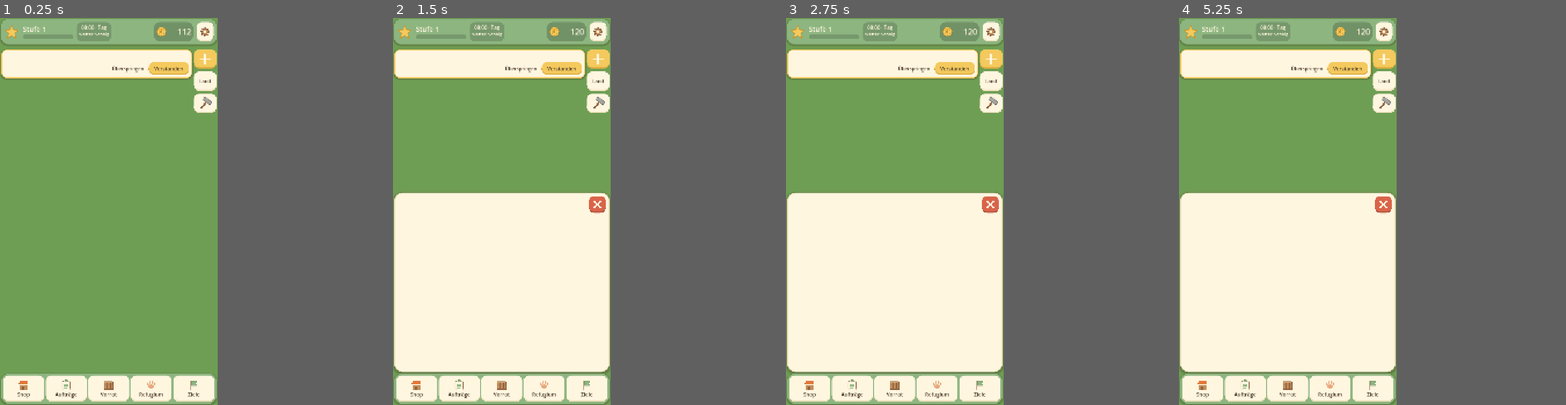
Above: before the commit, frames 1-4 (left to right).
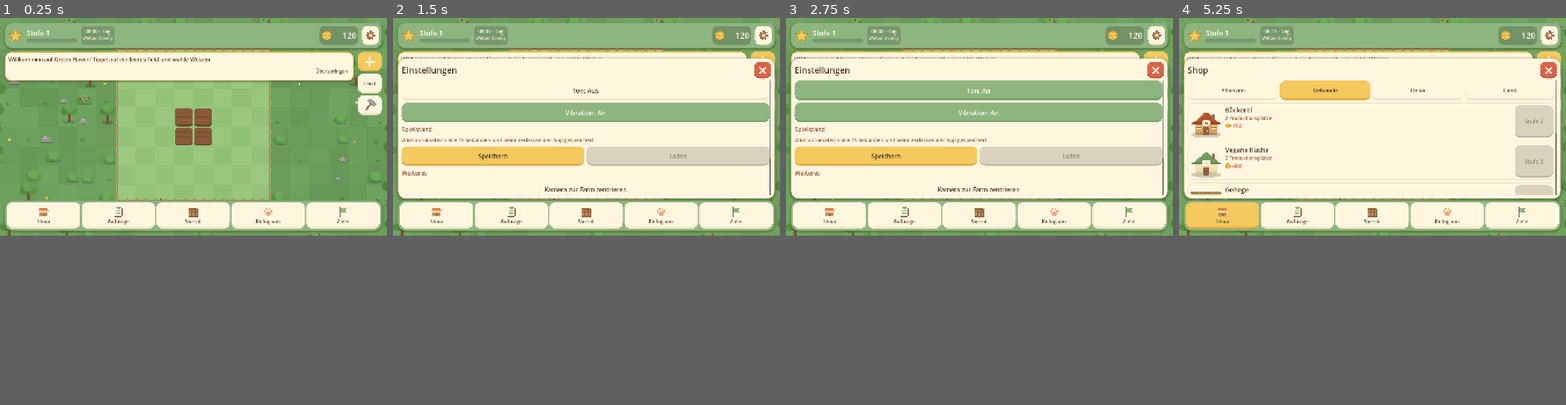
Above: after the commit, the same moments.

Repository: LennartVolz/green-haven
Game: Godot game, scene res://scenes/main.tscn
Two runs of this game, one before a commit and one after it. Both use one fixed random seed, a clock stepped at 60 frames per second and the inputs below.
Inputs (mouse positions are in pixels of both pictures, inside the frame that each line leads up to; where the layout moved, square brackets give the same spot in the first picture):
- Up to frame 1 (0.25 s): no input
- Up to frame 2 (1.5 s): click (601, 48) [598, 33] at 0.5 s; click "Land" at 1.25 s
- Up to frame 3 (2.75 s): click (894, 145) at 2 s, where only the run after the commit has a clickable "Ton: Aus"
- Up to frame 4 (5.25 s): click (1287, 145) at 2.75 s, where only the run after the commit has a clickable "Ton: An"; click (1202, 389) at 3.52 s; click (1209, 145) at 4.25 s, where only the run after the commit has a clickable "Pflanzen"; click (1260, 145) at 5 s, where only the run after the commit has a clickable "Gebäude"
In our replay, the window is 450x800 before the commit and 800x450 after it. These sizes can differ from the game's own. Grey fills any space a smaller window leaves; there, only what the larger window draws over its background counts as a difference.

The runs differ from the first frame. In frame 1, 41% of the frame differs, in the area x 0-100%, y 0-100%; in frame 2, 36%; in frame 3, 38%; in frame 4, 35%.
Error before the commit: Parse Error: Could not preload resource script "res://scripts/world/overlay.gd". (res://scripts/world/world.gd:14)

Commit message:
Update 8 files\n\nCo-authored-by: Freebuff Agent <agent@mail.freebuff.app>

Diff:
--- a/project.godot
+++ b/project.godot
@@ -23,13 +23,13 @@
 
 [display]
 
-window/size/viewport_width=1080
-window/size/viewport_height=1920
-window/size/window_width_override=540
-window/size/window_height_override=960
+window/size/viewport_width=1920
+window/size/viewport_height=1080
+window/size/window_width_override=960
+window/size/window_height_override=540
 window/stretch/mode="canvas_items"
 window/stretch/aspect="expand"
-window/handheld/orientation=1
+window/handheld/orientation=0
 
 [input_devices]
 
--- a/scripts/ui/ui_root.gd
+++ b/scripts/ui/ui_root.gd
@@ -57,6 +57,10 @@
 var _coin_shown := -1.0
 var _displayed_coins := 0.0
 var _modal_queue: Array = []
+var _land_button: Button
+var _edit_button: Button
+var _close_button: Button
+var _layout_wide := true
 
 
 func _ready() -> void:
@@ -77,6 +81,7 @@
 	GameState.quests_changed.connect(_on_state_changed)
 	GameState.coins_changed.connect(_on_state_changed)
 	get_viewport().size_changed.connect(_apply_safe_area)
+	get_viewport().size_changed.connect(_apply_layout)
 	_displayed_coins = float(GameState.coins)
 	_on_coins()
 	_on_xp()
@@ -105,6 +110,8 @@
 
 
 func _apply_safe_area() -> void:
+	if _safe == null:
+		return
 	var l := 6
 	var t := 6
 	var r := 6
@@ -186,9 +193,11 @@
 	land.tooltip_text = "Farmfläche erweitern"
 	land.pressed.connect(act_open_shop_tab.bind("land"))
 	_side.add_child(land)
+	_land_button = land
 	var edit := UiKit.icon_button("hammer", "light", 96)
 	edit.pressed.connect(act_edit)
 	_side.add_child(edit)
+	_edit_button = edit
 
 
 func _build_tutorial() -> void:
@@ -247,12 +256,13 @@
 	var close := UiKit.icon_button("close", "danger", 84)
 	close.pressed.connect(close_sheet)
 	head.add_child(close)
+	_close_button = close
 	sv.add_child(head)
 	_scroll = ScrollContainer.new()
 	_scroll.horizontal_scroll_mode = ScrollContainer.SCROLL_MODE_DISABLED
 	_scroll.scroll_deadzone = 24
 	_scroll.size_flags_vertical = Control.SIZE_EXPAND_FILL
-	_scroll.custom_minimum_size = Vector2(0, 760)
+	_scroll.custom_minimum_size = Vector2.ZERO
 	content = UiKit.vbox(14)
 	content.size_flags_horizontal = Control.SIZE_EXPAND_FILL
 	_scroll.add_child(content)
@@ -281,6 +291,63 @@
 		_nav_buttons[d[0]] = b
 	_nav.add_child(nh)
 	_bottom.add_child(_nav)
+	_apply_layout()
+
+
+func _apply_layout() -> void:
+	if _layer == null or _top == null or _bottom == null:
+		return
+	var size := _layer.size
+	if size.x <= 0.0 or size.y <= 0.0:
+		size = get_viewport().get_visible_rect().size
+	_layout_wide = size.x >= size.y
+	var margin := maxf(8.0, minf(size.y * 0.018, 22.0))
+	var header_height := minf(124.0, maxf(82.0, size.y * 0.19))
+	var nav_height := minf(130.0, maxf(76.0, size.y * 0.22))
+	_top.offset_left = margin
+	_top.offset_top = margin
+	_top.offset_right = -margin
+	_top.custom_minimum_size.y = header_height
+	var side_width := minf(120.0, maxf(76.0, size.x * 0.085))
+	_side.offset_right = -margin
+	_side.offset_top = header_height + margin * 2.0
+	_side.add_theme_constant_override("separation", int(margin * 0.65))
+	var side_button := minf(96.0, maxf(64.0, size.y * 0.145))
+	for button in [_side.get_child(0), _land_button, _edit_button]:
+		if button is Control:
+			button.custom_minimum_size = Vector2(side_width, side_button)
+	_bottom.offset_left = margin
+	_bottom.offset_right = -margin
+	_bottom.offset_bottom = -margin
+	_bottom.add_theme_constant_override("separation", int(margin * 0.4))
+	_nav.add_theme_constant_override("margin_left", int(margin * 0.55))
+	_nav.add_theme_constant_override("margin_right", int(margin * 0.55))
+	_nav.add_theme_constant_override("margin_top", int(margin * 0.35))
+	_nav.add_theme_constant_override("margin_bottom", int(margin * 0.35))
+	for button in _nav_buttons.values():
+		button.custom_minimum_size = Vector2(0, nav_height)
+	var close_size := minf(84.0, maxf(56.0, size.y * 0.15))
+	if _close_button != null:
+		_close_button.custom_minimum_size = Vector2(close_size, close_size)
+	var bottom_reserved := nav_height + margin * 2.0
+	if _toolbar.visible:
+		bottom_reserved += 104.0 + margin * 0.5
+	var available_height := maxf(0.0, size.y - header_height - bottom_reserved - margin * 4.0)
+	var sheet_height := minf(available_height, size.y * (0.82 if _layout_wide else 0.56))
+	if _sheet != null:
+		_sheet.custom_minimum_size.y = sheet_height if _sheet.visible else 0.0
+	if _scroll != null:
+		_scroll.custom_minimum_size.y = 0.0
+	if _tut_panel != null:
+		_tut_panel.offset_top = header_height + margin * 2.0
+		_tut_panel.offset_left = margin
+		_tut_panel.offset_right = -(side_width + margin * 2.0) if _layout_wide else -margin
+	if _toast_panel != null:
+		_toast_panel.position.y = header_height + margin * 3.0
+	if _modal != null and _modal.visible:
+		var card := _modal.get_node_or_null("CenterContainer/PanelContainer") as Control
+		if card != null:
+			card.custom_minimum_size = Vector2(minf(840.0, size.x - margin * 4.0), 0.0)
 
 
 # --------------------------------------------------------------- Blockierung
@@ -308,13 +375,16 @@
 
 func open_sheet(sheet_name: String, args: Dictionary = {}) -> void:
 	_sheet_name = sheet_name
-	_sheet_args = args
+	_sheet_args = args.duplicate(true)
+	if sheet_name == "shop" and _sheet_args.has("tab"):
+		state["shop_tab"] = _sheet_args["tab"]
 	if sheet_name == "shop" and state.get("shop_tab", "") == "":
 		state["shop_tab"] = "crops"
 	_sheet.visible = true
 	_toolbar.visible = false if world.tool_mode == "" else _toolbar.visible
 	_scroll.scroll_vertical = 0
 	_rebuild()
+	_apply_layout()
 	_update_nav_highlight()
 
 
@@ -330,6 +400,7 @@
 		return
 	var keep := _scroll.scroll_vertical
 	_rebuild()
+	_apply_layout()
 	await get_tree().process_frame
 	_scroll.scroll_vertical = keep
 
@@ -351,14 +422,14 @@
 			QuestsSheet.build(self, _sheet_args)
 		"settings":
 			SettingsSheet.build(self, _sheet_args)
-		"crops":
-			CropsSheet.build(self, _sheet_args)
 		"production":
 			ProductionSheet.build(self, _sheet_args)
 		"refuge":
 			RefugeSheet.build(self, _sheet_args)
 		"animal":
 			AnimalSheet.build(self, _sheet_args)
+		"crops":
+			CropsSheet.build(self, _sheet_args)
 		_:
 			var message := UiKit.wrap_label("Dieser Bereich ist gerade nicht verfügbar. Schließe das Fenster und versuche es erneut.", 28, UiKit.earth_dark())
 			content.add_child(message)
@@ -490,6 +561,7 @@
 		ch.queue_free()
 	if mode == "":
 		_toolbar.visible = false
+		_apply_layout()
 		return
 	if mode == "plant" or mode == "till" or mode == "place" or mode == "edit":
 		close_sheet()
@@ -572,6 +644,7 @@
 	v.add_child(h)
 	_toolbar.add_child(v)
 	_toolbar.visible = true
+	_apply_layout()
 
 
 func _confirm_place() -> void:
--- a/scripts/world/overlay.gd
+++ b/scripts/world/overlay.gd
@@ -126,6 +126,6 @@
 				var y := view.position.y + view.size.y * (0.42 + float(i) * 0.13)
 				Painter.ellipse(self, Vector2(x, y), view.size.x * 0.48, 42.0, fog)
 				Painter.ellipse(self, Vector2(x + 110.0, y + 8.0), view.size.x * 0.36, 32.0, fog)
-			"Sonnig":
-				pass
+		"Sonnig":
+			pass
 	queue_redraw()
--- a/tests/run_tests.gd
+++ b/tests/run_tests.gd
@@ -3,8 +3,7 @@
 ## Start:  godot --headless --path . -s res://tests/run_tests.gd
 ## Exit-Code 0 = alle Tests bestanden.
 
-const WorldScript := preload("res://scripts/world/world.gd")
-
+var world_script: GDScript
 var gs: Node
 var gd: Node
 var ss: Node
@@ -18,7 +17,7 @@
 		passed += 1
 	else:
 		failed += 1
-		print("  FAIL [%s] %s" % [section, msg])
+		printerr("  FAIL [%s] %s" % [section, msg])
 
 
 func begin(name: String) -> void:
@@ -38,6 +37,7 @@
 	gs = root.get_node("GameState")
 	gd = root.get_node("GameData")
 	ss = root.get_node("SaveSystem")
+	world_script = load("res://scripts/world/world.gd")
 	ss.path_override = "user://test_save.json"
 	ss.delete_save()
 	test_new_game()
@@ -62,18 +62,18 @@
 
 func test_day_night() -> void:
 	begin("Tag-Nacht-Zyklus")
-	check(WorldScript.daylight_at(0.0) < 0.01, "Mitternacht ist dunkel")
-	check(WorldScript.daylight_at(12.0 * 3600.0) > 0.99, "Mittag ist hell")
-	check(WorldScript.daylight_at(6.0 * 3600.0) < WorldScript.daylight_at(9.0 * 3600.0), "Sonnenaufgang wird heller")
-	check(WorldScript.daylight_at(18.0 * 3600.0) > WorldScript.daylight_at(21.0 * 3600.0), "Sonnenuntergang wird dunkler")
-	check(WorldScript.clock_text_at(8.0 * 3600.0) == "08:00 · Tag", "Uhr zeigt Tageszeit")
-	check(WorldScript.clock_text_at(20.0 * 3600.0) == "20:00 · Nacht", "Uhr zeigt Nachtzeit")
-	check(WorldScript.weather_at(0.0) == "Sonnig", "Wetterzyklus startet sonnig")
-	check(WorldScript.weather_at(120.0) == "Bewölkt", "Wetter wechselt zu bewölkt")
-	check(WorldScript.weather_at(240.0) == "Regen", "Wetter wechselt zu Regen")
-	check(WorldScript.weather_at(360.0) == "Nebel", "Wetter wechselt zu Nebel")
-	check(WorldScript.weather_at(480.0) == "Sonnig", "Wetterzyklus wiederholt sich")
-	check(WorldScript.weather_tint_at("Regen") != Color.WHITE, "Regen verändert die Lichtfarbe")
+	check(world_script.daylight_at(0.0) < 0.01, "Mitternacht ist dunkel")
+	check(world_script.daylight_at(12.0 * 3600.0) > 0.99, "Mittag ist hell")
+	check(world_script.daylight_at(6.0 * 3600.0) < world_script.daylight_at(9.0 * 3600.0), "Sonnenaufgang wird heller")
+	check(world_script.daylight_at(18.0 * 3600.0) > world_script.daylight_at(21.0 * 3600.0), "Sonnenuntergang wird dunkler")
+	check(world_script.clock_text_at(8.0 * 3600.0) == "08:00 · Tag", "Uhr zeigt Tageszeit")
+	check(world_script.clock_text_at(20.0 * 3600.0) == "20:00 · Nacht", "Uhr zeigt Nachtzeit")
+	check(world_script.weather_at(0.0) == "Sonnig", "Wetterzyklus startet sonnig")
+	check(world_script.weather_at(120.0) == "Bewölkt", "Wetter wechselt zu bewölkt")
+	check(world_script.weather_at(240.0) == "Regen", "Wetter wechselt zu Regen")
+	check(world_script.weather_at(360.0) == "Nebel", "Wetter wechselt zu Nebel")
+	check(world_script.weather_at(480.0) == "Sonnig", "Wetterzyklus wiederholt sich")
+	check(world_script.weather_tint_at("Regen") != Color.WHITE, "Regen verändert die Lichtfarbe")
 
 
 func test_new_game() -> void:
--- a/tests/screenshots.gd
+++ b/tests/screenshots.gd
@@ -1,7 +1,7 @@
 extends SceneTree
 ## Spielt eine Szenenfolge durch und speichert Screenshots (zur visuellen Prüfung).
 ## Start (mit Display, z. B. xvfb):
-##   godot --path . --rendering-driver opengl3 --resolution 540x960 -s res://tests/screenshots.gd -- /pfad/zum/ordner
+##   godot --path . --rendering-driver opengl3 --resolution 960x540 -s res://tests/screenshots.gd -- /pfad/zum/ordner
 
 var out_dir := "/tmp"
 var gs: Node
@@ -21,10 +21,15 @@
 	await frames(4)
 	var img := root.get_texture().get_image()
 	if name == "start":
+		assert(img.get_width() > img.get_height(), "Startbild muss im Querformat sein: %s" % img.get_size())
 		var cell: Vector2i = gs.fields.keys()[0]
 		var p := win(world_to_screen(gs.cell_center(cell)))
 		var soil := img.get_pixel(clampi(roundi(p.x), 0, img.get_width() - 1), clampi(roundi(p.y), 0, img.get_height() - 1))
-		assert(soil.r > soil.g and soil.g > soil.b, "Startfeld muss im Screenshot sichtbar braun gerendert sein: %s" % soil)
+		assert(soil.r > soil.g and soil.r > 0.25, "Startfeld muss im Screenshot als sichtbarer Boden gerendert sein: %s" % soil)
+		assert(world.terrain.is_visible_in_tree() and world.fields_layer.is_visible_in_tree(), "Terrain und Felder müssen sichtbar sein")
+	if name == "land_button":
+		assert(ui._sheet.visible and ui._sheet.size.y > 0.0, "Land-Shop muss eine positive sichtbare Höhe haben: %s" % ui._sheet.size)
+		assert(ui.content.get_child_count() >= 2, "Land-Shop muss Erweiterungs-Karten enthalten")
 	var path := "%s/%02d_%s.png" % [out_dir, shots, name]
 	img.save_png(path)
 	shots += 1
@@ -32,7 +37,7 @@
 
 
 func win(p: Vector2) -> Vector2:
-	## Viewport-Koordinaten (1080x1920) -> Fensterkoordinaten
+	## Viewport-Koordinaten (1920x1080) -> Fensterkoordinaten
 	return p * Vector2(root.size) / root.get_visible_rect().size
 
 
@@ -116,6 +121,7 @@
 	# Feld antippen -> Saatauswahl
 	var cell: Vector2i = gs.fields.keys()[0]
 	await tap(world_to_screen(gs.cell_center(cell)))
+	assert(ui._sheet.size.y > 0.0 and ui._sheet.size.y < ui._layer.size.y * 0.9, "Sheet muss nach dem Öffnen in den Viewport passen: %s" % ui._sheet.size)
 	log.append("sheet after field tap: %s" % ui._sheet_name)
 	await shot("crops_sheet")
 	# Weizen wählen -> Werkzeug
@@ -141,9 +147,11 @@
 
 	# Kamera: verschieben und zoomen
 	var cp0: Vector2 = world.cam.position
-	await drag(Vector2(300, 1000), Vector2(200, 800), 8)
-	log.append("camera moved: %s" % (world.cam.position - cp0))
-	world.zoom_at(Vector2(540, 900), 0.8)
+	await drag(Vector2(1100, 500), Vector2(900, 500), 8)
+	var camera_delta: Vector2 = world.cam.position - cp0
+	assert(camera_delta.length() > 0.0, "Kamera muss sich im Querformat per Wischgeste bewegen")
+	log.append("camera moved: %s" % camera_delta)
+	world.zoom_at(Vector2(960, 540), 0.8)
 	await frames(2)
 	log.append("zoom: %s" % world.cam.zoom)
 	world.reset_camera()
Not shown, changed: export_presets.cfg
Not shown, added: tests/screenshots.gd.uid
Not shown, changed: .github/workflows/android.yml
